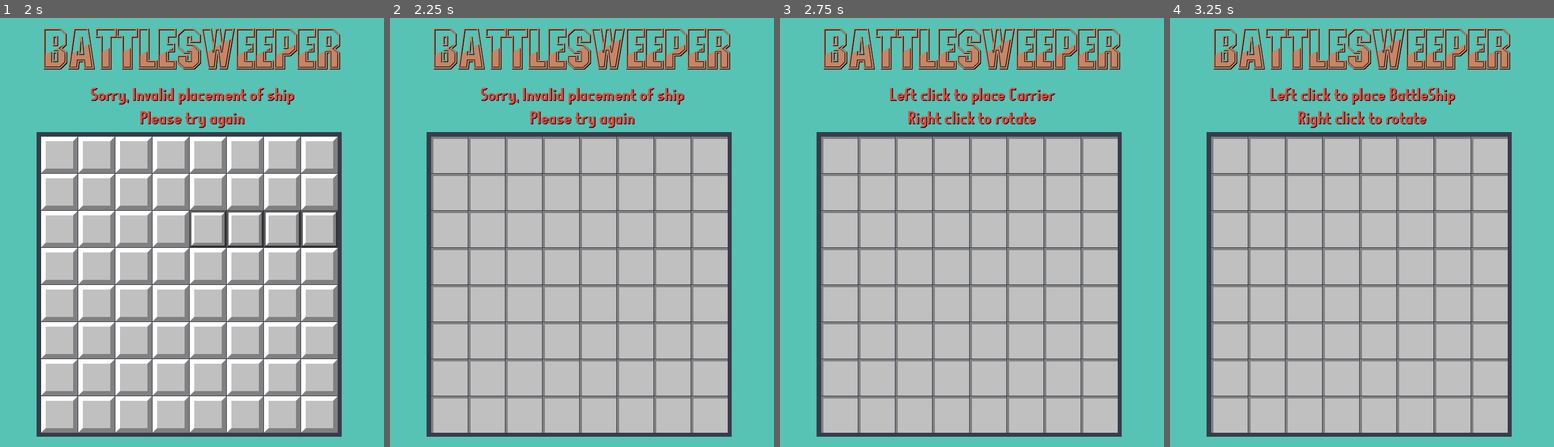
Above: before the commit, frames 1-4 (left to right).
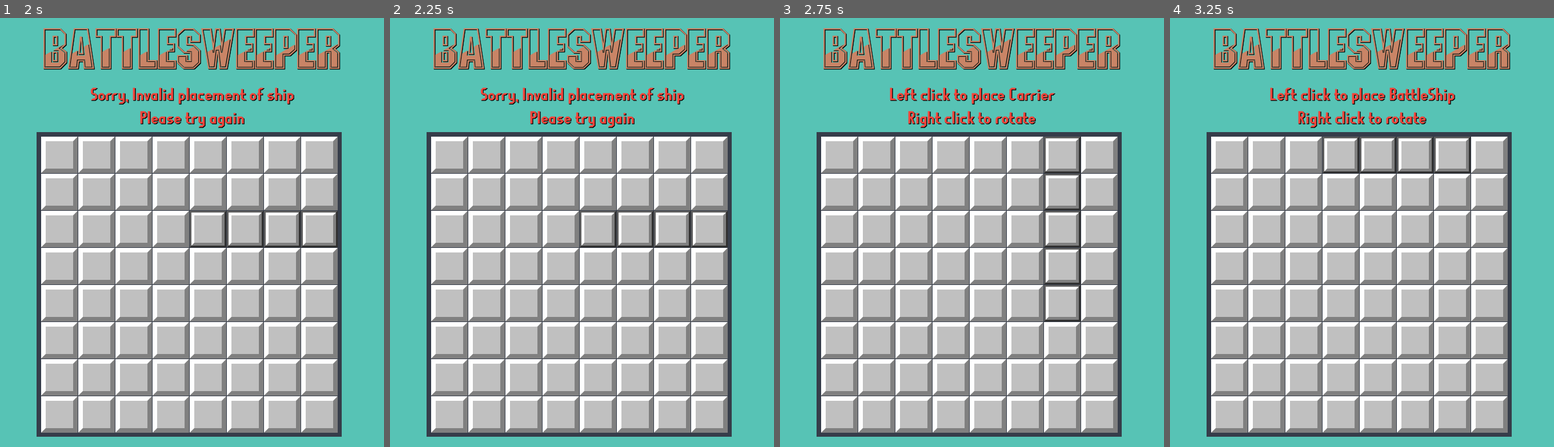
Above: after the commit, the same moments.

Repository: OverTimeChaos/BattleSweeper
Game: Godot game, scene res://Codes and Screens/TitleScreen.tscn
Two runs of this game, one before a commit and one after it. Both use one fixed random seed, a clock stepped at 60 frames per second and the inputs below.
Inputs (mouse positions are in pixels of both pictures, inside the frame that each line leads up to):
- Up to frame 1 (2 s): click "Start" at 0.5 s; tap Enter (Enter) at 1.25, 1.35 s; move the mouse to (276, 211) at 1.27 s; press the mouse at (276, 211) at 1.28 s
- Up to frame 2 (2.25 s): tap Space at 2 s; move the mouse to (505, 253) at 2.02 s; release the mouse at (505, 253) at 2.03 s; click (505, 253) at 2.1 s
- Up to frame 3 (2.75 s): right-click (895, 253) at 2.3 s
- Up to frame 4 (3.25 s): tap Enter (Enter) at 2.75, 3.05 s; move the mouse to (1400, 138) at 2.77 s; hold Right mouse button (RightClick) from 2.78 s (still down); click (1400, 138) at 2.92 s

Frame 1 is identical in both runs. In frame 2, 22% of the frame differs, in the area x 10-88%, y 27-97%; in frame 3, 22%; in frame 4, 22%.

Commit message:
changed stuff

Diff:
--- a/Godot project/Codes and Screens/Debug.gd
+++ b/Godot project/Codes and Screens/Debug.gd
@@ -19,27 +19,28 @@
 			$"VBoxContainer/Debug message".text = "Cleared"
 			await get_tree().create_timer(1.0).timeout
 			$"VBoxContainer/Debug message".text = ""
-		if command == "COVER":  #Hides frames when "cover" is entered
-			$Mechanics.Debug("cover")
-			command = ""  # clears "command" variable so that the same command doesn't play again
-		if command == "LEVEL":
-			$Mechanics.Debug("level") #completes the levels
-			command = ""
-		if command == "GAME": # ends the game no matter what condition the ships are
-			$Mechanics.Debug("game")
-			command = ""
-		if command == "MINE":
-			$Mechanics.Debug ("mines") # sets the mines no matter what phase it is
-			command = ""
-			$"VBoxContainer/Debug message".text = "Mines set"
-			await get_tree().create_timer(1.0).timeout
-			$"VBoxContainer/Debug message".text = ""
-		if command == "ADD": # adds scores
-			StandAlone.PlayerScore += 100
-			command = ""
-			$"VBoxContainer/Debug message".text = "Added"
-			await get_tree().create_timer(1.0).timeout
-			$"VBoxContainer/Debug message".text = ""
+		match command:
+			"COVER":  #Hides frames when "cover" is entered
+				$Mechanics.Debug("cover")
+				command = ""  # clears "command" variable so that the same command doesn't play again
+			"LEVEL":
+				$Mechanics.Debug("level") #completes the levels
+				command = ""
+			"GAME": # ends the game no matter what condition the ships are
+				$Mechanics.Debug("game")
+				command = ""
+			"MINE":
+				$Mechanics.Debug ("mines") # sets the mines no matter what phase it is
+				command = ""
+				$"VBoxContainer/Debug message".text = "Mines set"
+				await get_tree().create_timer(1.0).timeout
+				$"VBoxContainer/Debug message".text = ""
+			"ADD": # adds scores
+				StandAlone.PlayerScore += 100
+				command = ""
+				$"VBoxContainer/Debug message".text = "Added"
+				await get_tree().create_timer(1.0).timeout
+				$"VBoxContainer/Debug message".text = ""
 
 
 # Get pressed keys
--- a/Godot project/Codes and Screens/GameText.gd
+++ b/Godot project/Codes and Screens/GameText.gd
@@ -3,15 +3,16 @@
 	Events.EventTrigger.connect(EventTriggered)
 
 func EventTriggered(event,info):
-	if event == "default": #changes text to default message
-		$".".text = "Left click to reveal tile
-Right click to flag tile"
-	if event == "boom": #changes text to boom message
-		$".".text = "Mine uncovered!
-		Brace yourselves!"
-	if event == "placing":
-		$".".text = "Left click to place " + info +"
-		Right click to rotate"
-	if event == "invalid":
-		$".".text = "Sorry, Invalid placement of ship
-		Please try again"
+	match event:
+		"default": #changes text to default message
+			$".".text = "Left click to reveal tile
+	Right click to flag tile"
+		"boom": #changes text to boom message
+			$".".text = "Mine uncovered!
+			Brace yourselves!"
+		"placing":
+			$".".text = "Left click to place " + info +"
+			Right click to rotate"
+		"invalid":
+			$".".text = "Sorry, Invalid placement of ship
+			Please try again"
--- a/Godot project/Codes and Screens/HUDOver.gd
+++ b/Godot project/Codes and Screens/HUDOver.gd
@@ -13,10 +13,10 @@
 		get_tree().change_scene_to_file("res://Codes and Screens/LeaderScreen.tscn")
 
 func savefile():
-			#if $Bottom/LineEdit.get_text() == " ":
-			#$Bottom/error.text = "Please Enter name"
-			#await get_tree().create_timer(1.0).timeout
-			#$Bottom/error.text = ""
+			if $Bottom/LineEdit.get_text() == "HUD":
+				$Bottom/error.text = "Please Enter name"
+				await get_tree().create_timer(1.0).timeout
+				$Bottom/error.text = ""
 			cutoff = StandAlone.scores[4]
 			if StandAlone.PlayerScore < cutoff: #won't add player to score file if player score is under the lowest score
 				$Bottom/error.text = "Not Saved
--- a/Godot project/Codes and Screens/Mechanics.gd
+++ b/Godot project/Codes and Screens/Mechanics.gd
@@ -31,7 +31,7 @@
 	StandAlone.ShipPlacement = true
 
 func _process(delta):
-	if StandAlone.ShipPlacement == true:
+	if StandAlone.ShipPlacement == true and StandAlone.interact == true:
 		shipPlacer()
 
 
@@ -63,19 +63,19 @@
 	nodes = [] #array of nodes
 	if pn < 5 :
 		Events.emit_signal("EventTrigger",placing,StandAlone.ships[pn])
-		offsets =  StandAlone.shipoffersetter(pn,rotating)
+		offsets =  StandAlone.shipoffersetter(pn,rotating) #grabs offsets
 		nodes.append(noded)
-		for offset in offsets:
+		for offset in offsets: #highlights the nodes
 			for tile in tiles:
 				if tile.position  == postioning + offset:
 					nodes.append(tile)
 		for node in nodes:
 			node.indicated(true)
-		if Input.is_action_just_pressed("LeftClick"):
+		if Input.is_action_just_pressed("LeftClick"): #places the ship
 			for node in nodes:
 				occupiedchecking.append(node.IsOccupied)
 			occupied = occupiedchecking.count(true)
-			if occupied == 0 and  len(occupiedchecking)== len(StandAlone.arrayShips[pn]):
+			if occupied == 0 and  len(occupiedchecking)== len(StandAlone.arrayShips[pn]): #prevents invalid placements
 				for node in nodes:
 					node.IsOccupied = true
 					if pn == 0 or pn == 1:
@@ -85,18 +85,18 @@
 				pn += 1
 			else:
 				Events.emit_signal("EventTrigger",invalid,null)
-				StandAlone.ShipPlacement = false
+				StandAlone.interact =  false
 				await get_tree().create_timer(1.0).timeout # allows the player to process the message
-				StandAlone.ShipPlacement = true
+				StandAlone.interact =  true
 				Events.emit_signal("EventTrigger",default,null)
 
-		elif Input.is_action_just_pressed("RightClick"):
+		elif Input.is_action_just_pressed("RightClick"): #rotates the ship
 			if rotating == false:
 				rotating = true
 			else:
 				rotating = false
 
-	else:
+	else: # sets the mines
 		Events.emit_signal("EventTrigger",default,null)
 		SetMines() #sets mines after all ships are placed
 		StandAlone.ShipPlacement = false
--- a/Godot project/Codes and Screens/StandAlone.gd
+++ b/Godot project/Codes and Screens/StandAlone.gd
@@ -36,6 +36,9 @@
 #Variable used to save scores
 var PlayerScore = 10000
 
+
+#tile variables
+var interact = true
 #Set values at the start
 func BeginGame():
 	carrier = [true,true,true,true,true]
@@ -91,42 +94,43 @@
 func shipoffersetter(ship,rotating): # a function that gives the offset array of the ships
 	#depending on switch ship and if the rotate is true or false it will give a different
 	var offsets = []
-	if ship == 0: #carrier
-		if rotating == false:
-			offsets = [
-				(Vector2.LEFT) * 65,(Vector2.LEFT) * 130,(Vector2.RIGHT) * 65,(Vector2.RIGHT) * 130
-			]
-		elif rotating == true:
-			offsets = [
-				(Vector2.UP) * 65,(Vector2.UP) * 130,(Vector2.DOWN) * 65,(Vector2.DOWN) * 130
-			]
-	elif ship == 1: #battleship
-		if rotating == false:
-			offsets = [
-				(Vector2.LEFT) * 65,(Vector2.LEFT) * 130,(Vector2.RIGHT) * 65
-			]
-		elif rotating == true:
-			offsets = [
-				(Vector2.UP) * 65,(Vector2.UP) * 130,(Vector2.DOWN) * 65
-			]
-	elif ship == 2 or ship == 3: #sub or curiser
-		if rotating == false:
-			offsets = [
-				(Vector2.LEFT) * 65,(Vector2.RIGHT) * 65
-			]
-		elif rotating == true:
-			offsets = [
-				(Vector2.UP) * 65,(Vector2.DOWN) * 65
-			]
-	elif ship == 4: #destoryer
-		if rotating == false:
-			offsets = [
-				(Vector2.LEFT) * 65
-			]
-		elif rotating == true:
-			offsets = [
-				(Vector2.UP) * 65
-			]
+	match ship:
+		0: #carrier
+			if rotating == false:
+				offsets = [
+					(Vector2.LEFT) * 65,(Vector2.LEFT) * 130,(Vector2.RIGHT) * 65,(Vector2.RIGHT) * 130
+				]
+			elif rotating == true:
+				offsets = [
+					(Vector2.UP) * 65,(Vector2.UP) * 130,(Vector2.DOWN) * 65,(Vector2.DOWN) * 130
+				]
+		1: #battleship
+			if rotating == false:
+				offsets = [
+					(Vector2.LEFT) * 65,(Vector2.LEFT) * 130,(Vector2.RIGHT) * 65
+				]
+			elif rotating == true:
+				offsets = [
+					(Vector2.UP) * 65,(Vector2.UP) * 130,(Vector2.DOWN) * 65
+				]
+		2,3: #sub or curiser
+			if rotating == false:
+				offsets = [
+					(Vector2.LEFT) * 65,(Vector2.RIGHT) * 65
+				]
+			elif rotating == true:
+				offsets = [
+					(Vector2.UP) * 65,(Vector2.DOWN) * 65
+				]
+		4: #destoryer
+			if rotating == false:
+				offsets = [
+					(Vector2.LEFT) * 65
+				]
+			elif rotating == true:
+				offsets = [
+					(Vector2.UP) * 65
+				]
 	return offsets
 
 
--- a/Godot project/Codes and Screens/Tile.gd
+++ b/Godot project/Codes and Screens/Tile.gd
@@ -155,14 +155,14 @@
 	pass
 
 func _on_control_mouse_entered():
-	if StandAlone.ShipPlacement == true:
+	if StandAlone.ShipPlacement == true and StandAlone.interact == true:
 		Events.emit_signal("NodePosition",self,position)
-	else:
+	elif StandAlone.ShipPlacement == false:
 		$Covered.set_frame(1) #As the mouses hovers over a tile it changes to indicate that the tile is being selected
 func _on_control_mouse_exited():
-	if StandAlone.ShipPlacement == true:
+	if StandAlone.ShipPlacement == true and StandAlone.interact == true:
 		Events.emit_signal("NodePosition",self,position)
-	else:
+	elif StandAlone.ShipPlacement == false:
 		$Covered.set_frame(0)#As the mouses leaves the tile it changes to indicate that the tile is not being selected
 
 
--- a/Godot project/Codes and Screens/Tile.tscn
+++ b/Godot project/Codes and Screens/Tile.tscn
@@ -101,6 +101,12 @@
 scale = Vector2(0.0847222, 0.0847222)
 texture = ExtResource("4_6i7ch")
 
+[node name="Flag" type="Sprite2D" parent="."]
+visible = false
+position = Vector2(104, 240)
+scale = Vector2(0.4, 0.4)
+texture = ExtResource("6_sqn0l")
+
 [node name="Control" type="Control" parent="."]
 layout_mode = 3
 anchors_preset = 0
@@ -109,12 +115,6 @@
 offset_right = 136.0
 offset_bottom = 272.0
 
-[node name="Flag" type="Sprite2D" parent="."]
-visible = false
-position = Vector2(104, 240)
-scale = Vector2(0.4, 0.4)
-texture = ExtResource("6_sqn0l")
-
 [connection signal="gui_input" from="Control" to="." method="_on_control_gui_input"]
 [connection signal="mouse_entered" from="Control" to="." method="_on_control_mouse_entered"]
 [connection signal="mouse_exited" from="Control" to="." method="_on_control_mouse_exited"]
